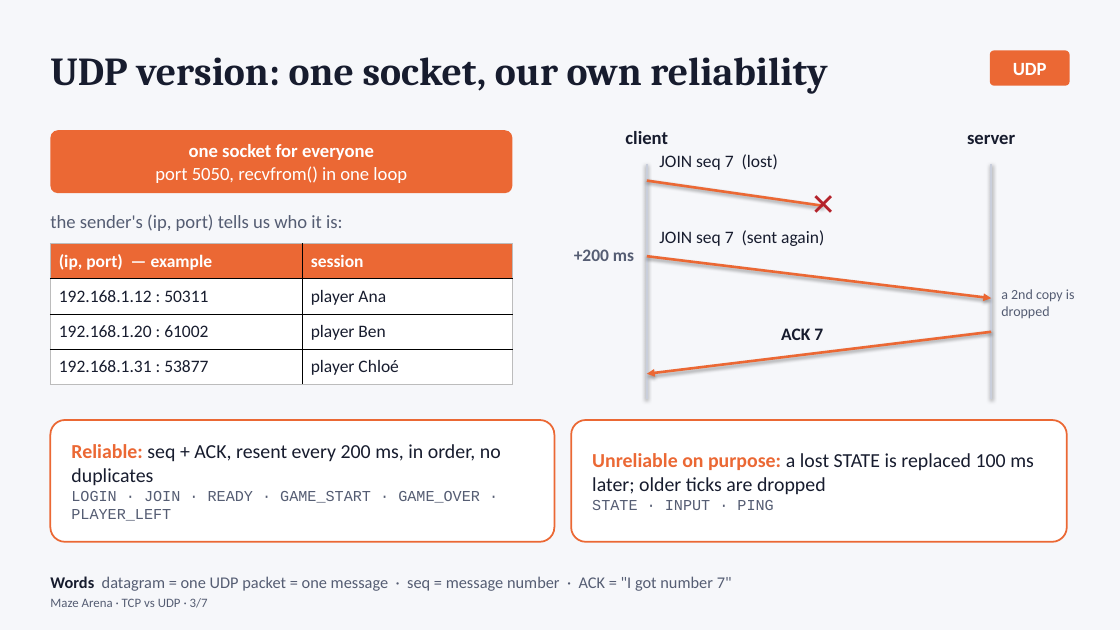
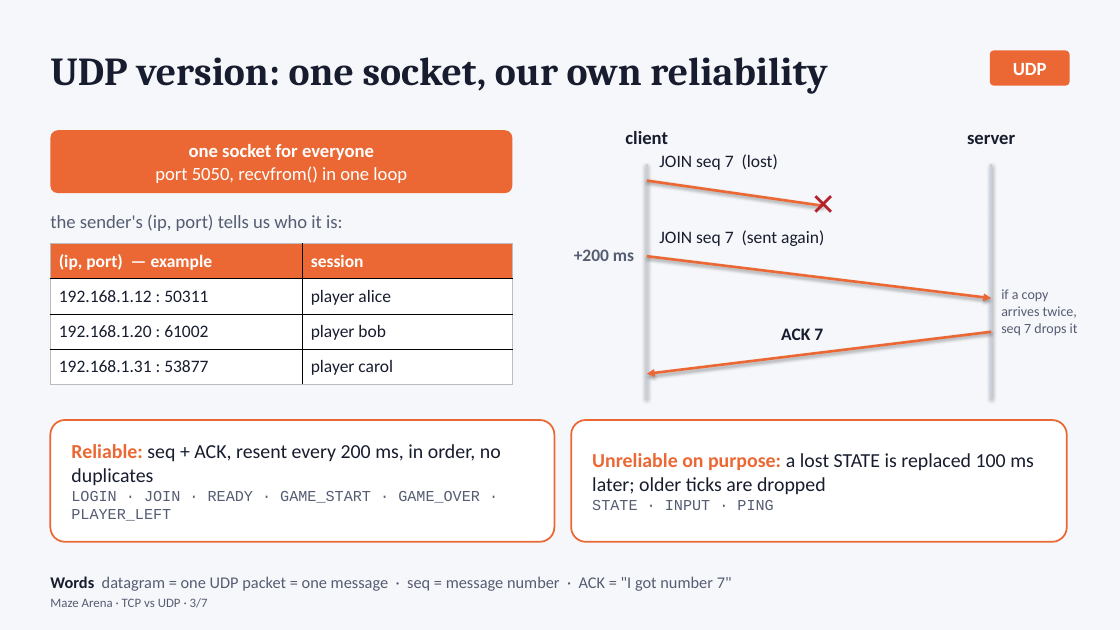
Before and after one commit to bayaCh05/maze-arena, a slide deck: slide 3 of slides/maze_arena_tcp_vs_udp.pptx. Drawn at 1120x630 pixels with LibreOffice and Linux fonts; fonts in the diff are those of the drawing. Boxes give left, top, right and bottom in pixels: in the first picture for what was removed or moved away, otherwise in the second. Text is boxed around its words. In the diff, an @@ line names an element or a change of style, - is before the commit and + after.

```diff
--- a/slides/maze_arena_tcp_vs_udp.pptx
+++ b/slides/maze_arena_tcp_vs_udp.pptx
@@ table at (x1=50, y1=244, x2=513, y2=385) @@
-row 2, column 2: player Ana
+row 2, column 2: player alice
-row 3, column 2: player Ben
+row 3, column 2: player bob
-row 4, column 2: player Chloé
+row 4, column 2: player carol
@@ text at (x1=1001, y1=289, x2=1078, y2=335): text changed @@
-a 2nd copy is dropped
+if a copy arrives twice, seq 7 drops it
```
Also in this commit, not shown: 2 other slides changed, 3 other files.
